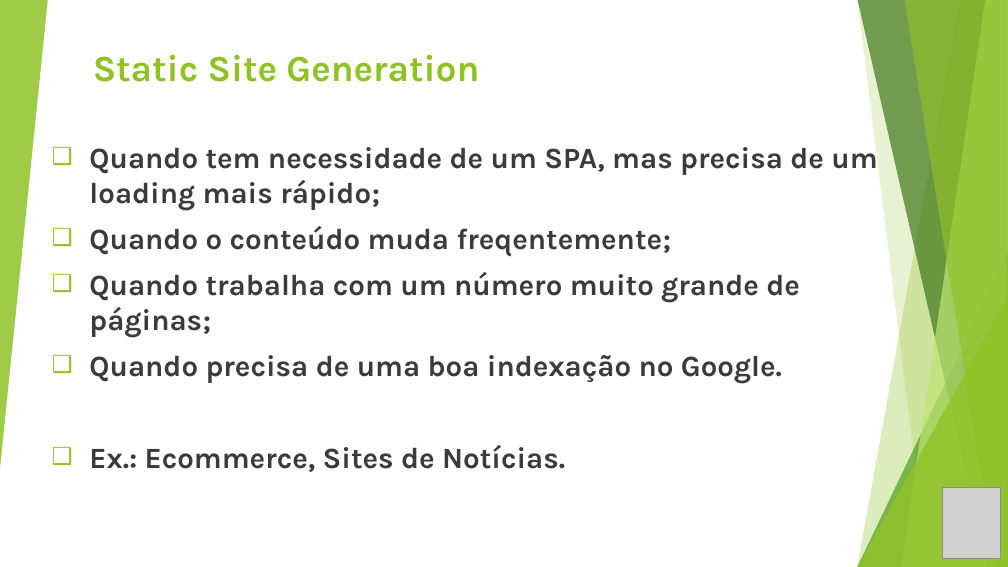
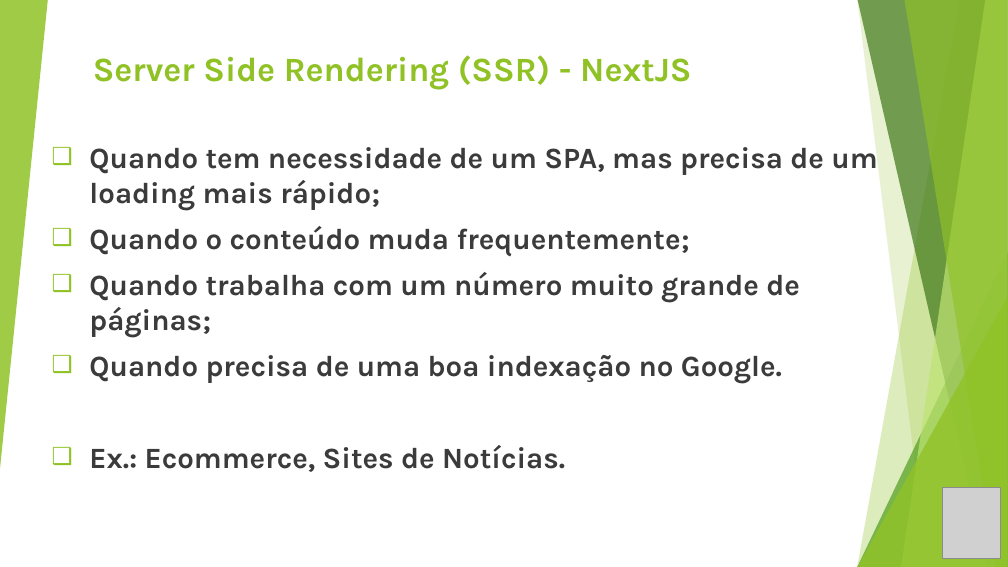
Before and after one commit to cezargodoy/tecnologia-javascript, a slide deck: slide 18 of tecnologia-javascript/Apresentacao_WEB2_NEXTJS.pptx. Drawn at 1008x567 pixels with LibreOffice and Linux fonts; fonts in the diff are those of the drawing; grey boxes stand for pictures. Boxes give left, top, right and bottom in pixels: in the first picture for what was removed or moved away, otherwise in the second. Text is boxed around its words. In the diff, an @@ line names an element or a change of style, - is before the commit and + after.

```diff
--- a/tecnologia-javascript/Apresentacao_WEB2_NEXTJS.pptx
+++ b/tecnologia-javascript/Apresentacao_WEB2_NEXTJS.pptx
@@ text at (93,55,691,90): text changed; size 35.1 to 32.4 pt @@
-Static Site Generation
+Server Side Rendering (SSR) - NextJS
@@ text at (89,226,690,256): text changed @@
-❑ Quando o conteúdo muda freqentemente;
+❑ Quando o conteúdo muda frequentemente;
```
Also in this commit, not shown: 2 other slides changed.
